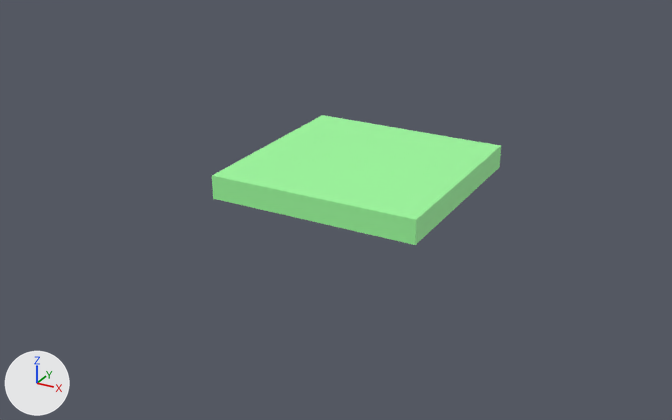
The FBX model Cursed Reincarnation/Assets/Modelagens/Cenario 1/Buraco1.fbx: old version first, new version second.
One viewpoint serves both versions: a camera (50 mm lens) standing at (8.5, -16.33, 7.27) and looking at (-0.34, -0.27, -0.76). The lights are fixed; the arrows at lower left show +X, +Y and +Z. Where no turn or scale is listed for an object, it has been applied to the vertices.

The scene before the commit, as lines of its bpy script (objects in view):
```python
me_mesh = bpy.data.meshes.new('Mesh')
me_mesh.from_pydata(...)  # a box spanning x -2.29..2.29, y -1.75..2.82, z -0.51..0.0
me_mesh.materials.append(mat_lambert7)  # green #a0ffa0
ob_buraco = bpy.data.objects.new('Buraco', me_mesh)
ob_buraco.location = (0.0, -0.23, 0.26)
```
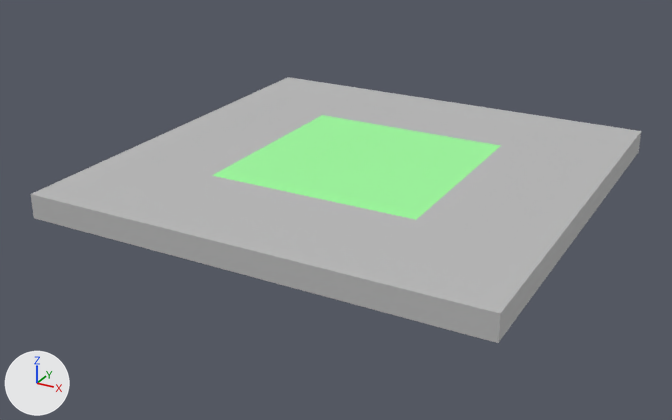
Diff of the bpy script that builds the scene:
```diff
--- a/Cursed Reincarnation/Assets/Modelagens/Cenario 1/Buraco1.fbx.py
+++ b/Cursed Reincarnation/Assets/Modelagens/Cenario 1/Buraco1.fbx.py
@@ mat_lambert6 @@
+mat_lambert6 = principled_material('lambert6')
+mat_lambert6.base_color = (0.5, 0.5, 0.5)  # grey #bcbcbc
@@ me_mesh_1 @@
+me_mesh_1.from_pydata([(-4.8, -4.27, -0.51), (4.8, -4.27, -0.51), (-4.8, -4.27, 0.0), (4.8, -4.27, 0.0), (-4.8, 5.33, 0.0), (4.8, 5.33, 0.0), (-4.8, 5.33, -0.51), (4.8, 5.33, -0.51), (-2.29, -1.75, 0.0), (2.29, -1.75, 0.0), (2.29, 2.82, 0.0), (-2.29, 2.82, 0.0), (-2.29, 2.82, -0.51), (2.29, 2.82, -0.51), (2.29, -1.75, -0.51), (-2.29, -1.75, -0.51)], [], [(0, 1, 3, 2), (4, 5, 7, 6), (1, 7, 5, 3), (6, 0, 2, 4), (2, 3, 9, 8), (3, 5, 10, 9), (5, 4, 11, 10), (4, 2, 8, 11), (6, 7, 13, 12), (7, 1, 14, 13), (1, 0, 15, 14), (0, 6, 12, 15), (10, 11, 12, 13), (8, 9, 14, 15), (9, 10, 13, 14), (11, 8, 15, 12)])
+me_mesh_1.materials.append(mat_lambert6)  # grey #bcbcbc
@@ ob_base @@
+ob_base = bpy.data.objects.new('Base', me_mesh_1)
+ob_base.location = (0.0, -0.23, 0.26)
```

Changed parts and their boxes [x1, y1, x2, y2] in the pictures (672 x 420 px):
'Base', added: after [31, 77, 641, 343]
